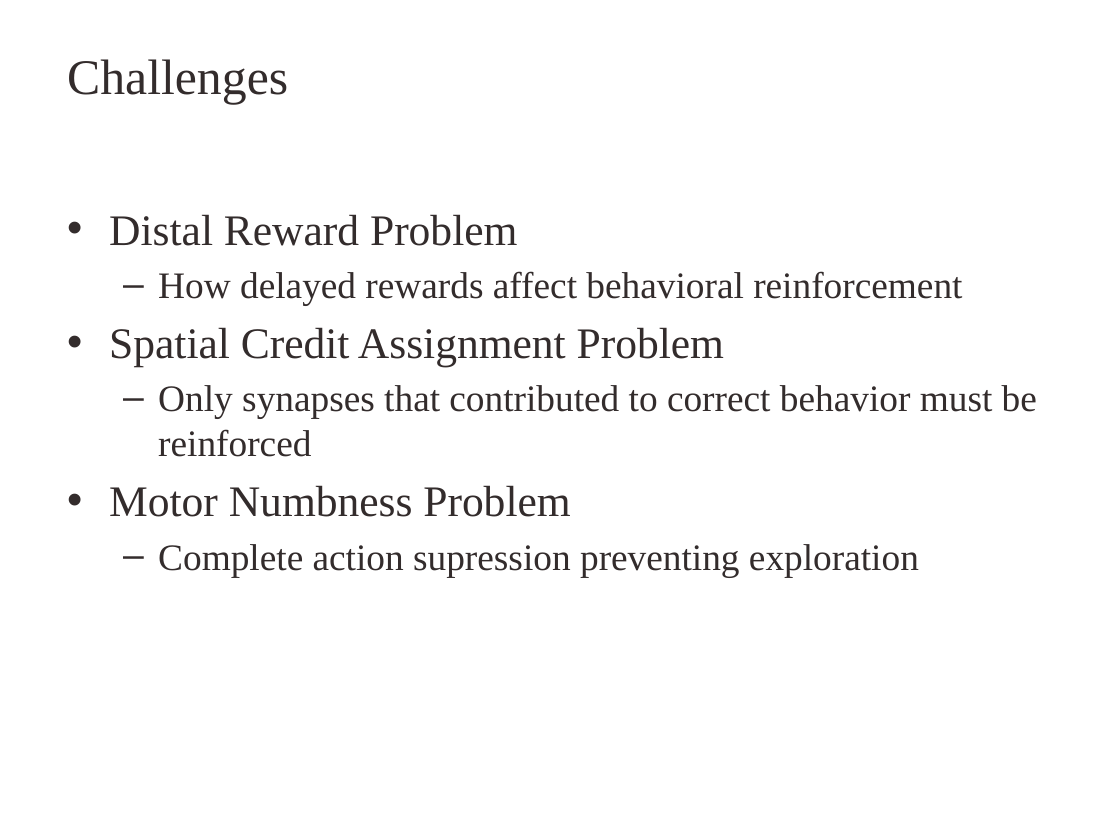
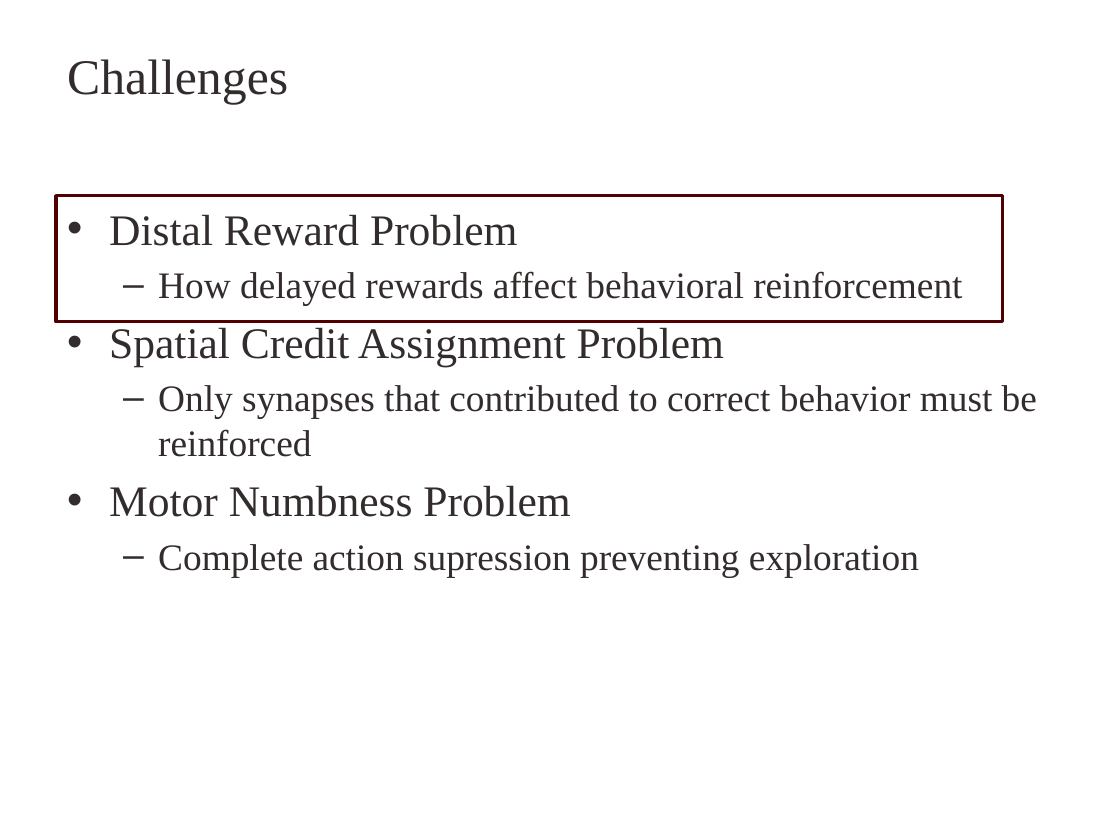
Before and after one commit to kuthulas/reinforce, a slide deck: slide 13 of RL.pptx. Drawn at 1120x840 pixels with LibreOffice and Linux fonts; fonts in the diff are those of the drawing; background and template pictures are left out. Boxes give left, top, right and bottom in pixels: in the first picture for what was removed or moved away, otherwise in the second. Text is boxed around its words. In the diff, an @@ line names an element or a change of style, - is before the commit and + after.

```diff
--- a/RL.pptx
+++ b/RL.pptx
@@ rectangle added at (56, 196, 1002, 323), outline #500000 2 pt @@
```
Also in this commit, not shown: 5 other slides changed, 5 slides added, 5 other files.
